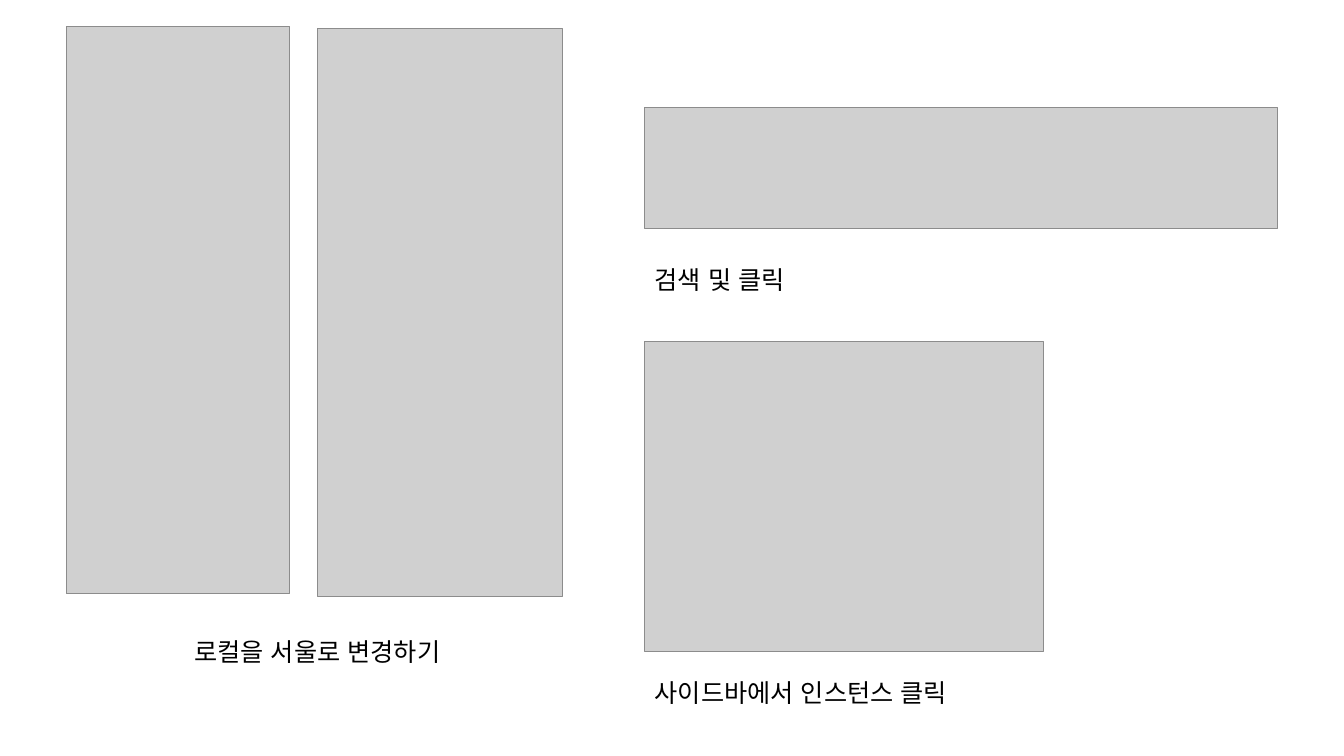
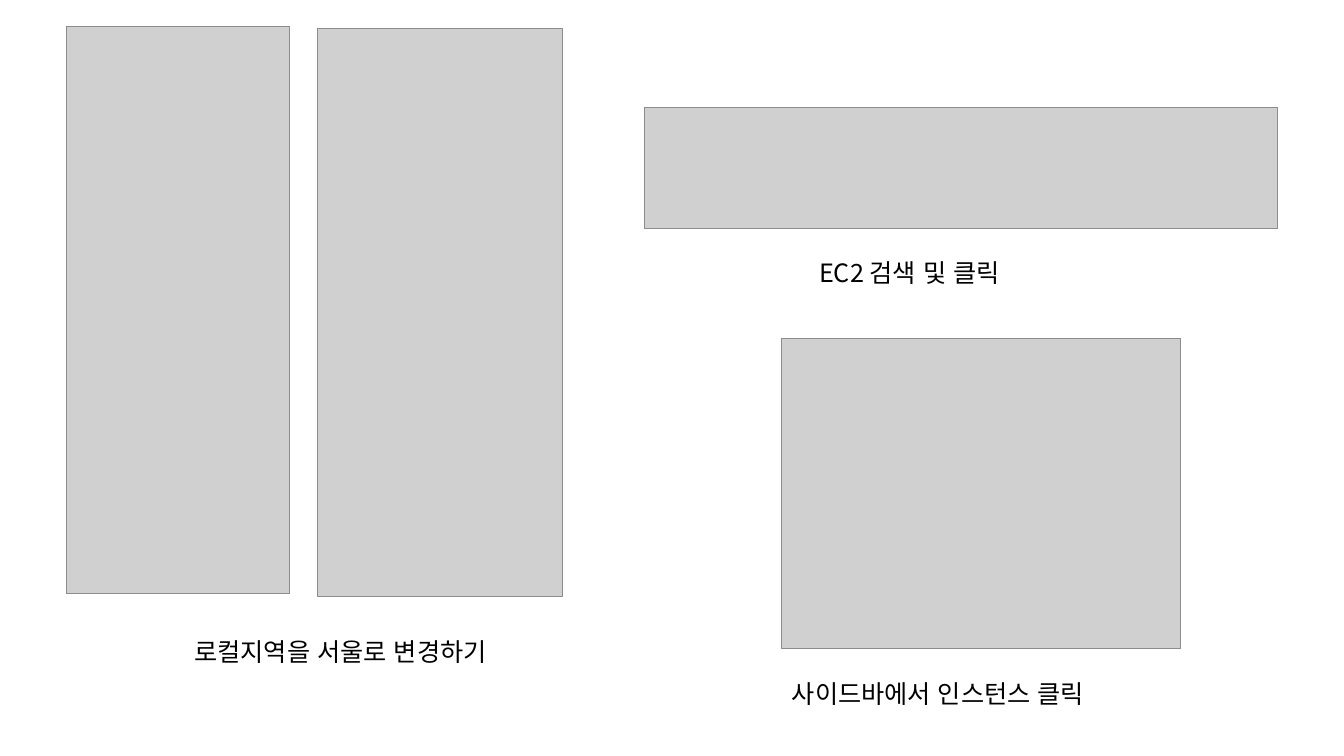
Before and after one commit to sonsungjong/reactjs-app, a slide deck: slide 5 of AWS배포 샘플.pptx. Drawn at 1344x756 pixels with LibreOffice and Linux fonts; fonts in the diff are those of the drawing; grey boxes stand for pictures. Boxes give left, top, right and bottom in pixels: in the first picture for what was removed or moved away, otherwise in the second. Text is boxed around its words. In the diff, an @@ line names an element or a change of style, - is before the commit and + after.

```diff
--- a/AWS배포 샘플.pptx
+++ b/AWS배포 샘플.pptx
@@ text at (819,261,999,284): text changed @@
-검색 및 클릭
+EC2 검색 및 클릭
@@ picture: place and size @@
-picture at (645,342,1045,651)
+picture at (782,339,1182,648)
@@ text at (194,640,487,663): text changed @@
-로컬을 서울로 변경하기
+로컬지역을 서울로 변경하기
@@ text "사이드바에서 인스턴스 클릭": place and size @@
-text "사이드바에서 인스턴스 클릭" at (655,681,947,704)
+text "사이드바에서 인스턴스 클릭" at (792,682,1084,705)
```
Also in this commit, not shown: 9 other slides changed, 8 slides added, 10 slides removed.
